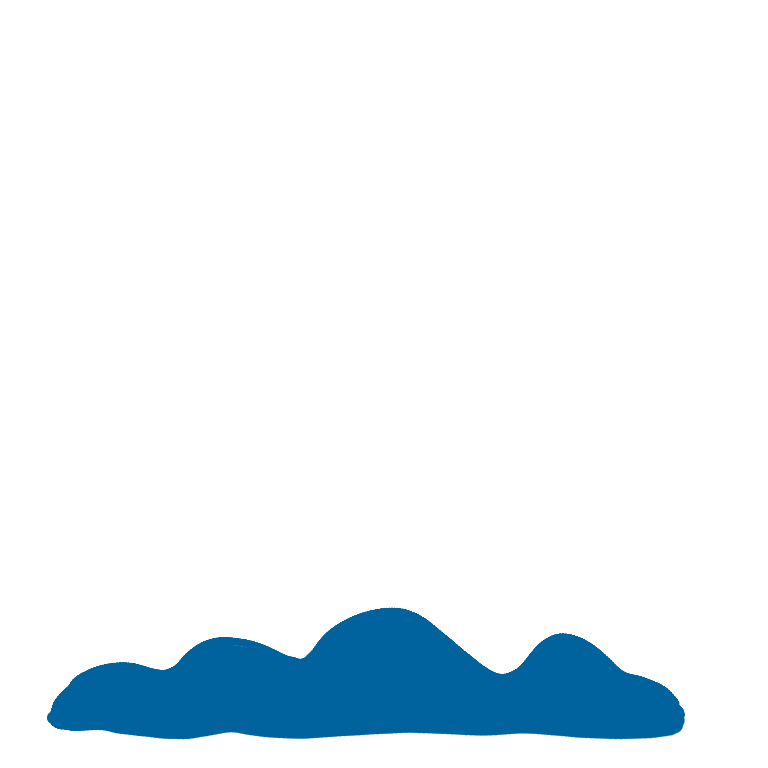
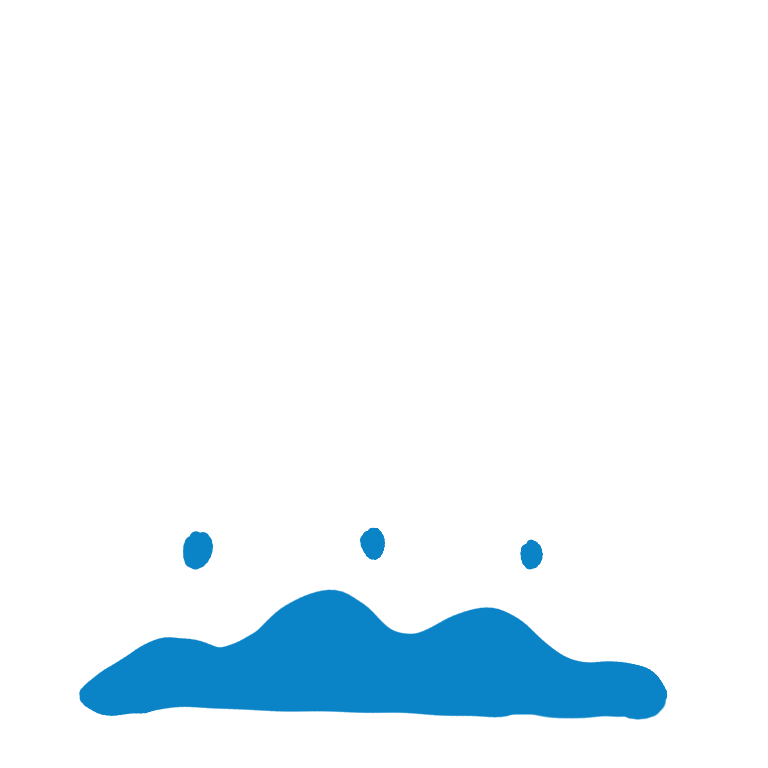
Layers edited between the first and the second 768 × 768 image:
moved "Pintar camada 3" above "Pintar camada 2", painted on it over [47,527,685,740]
